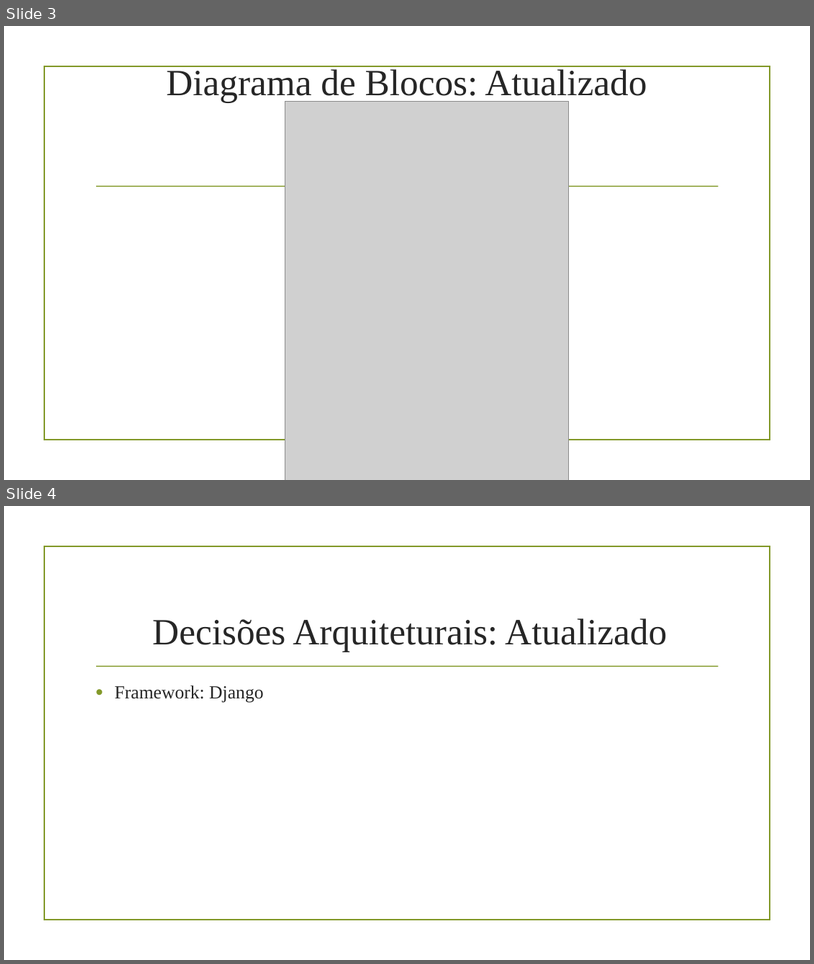
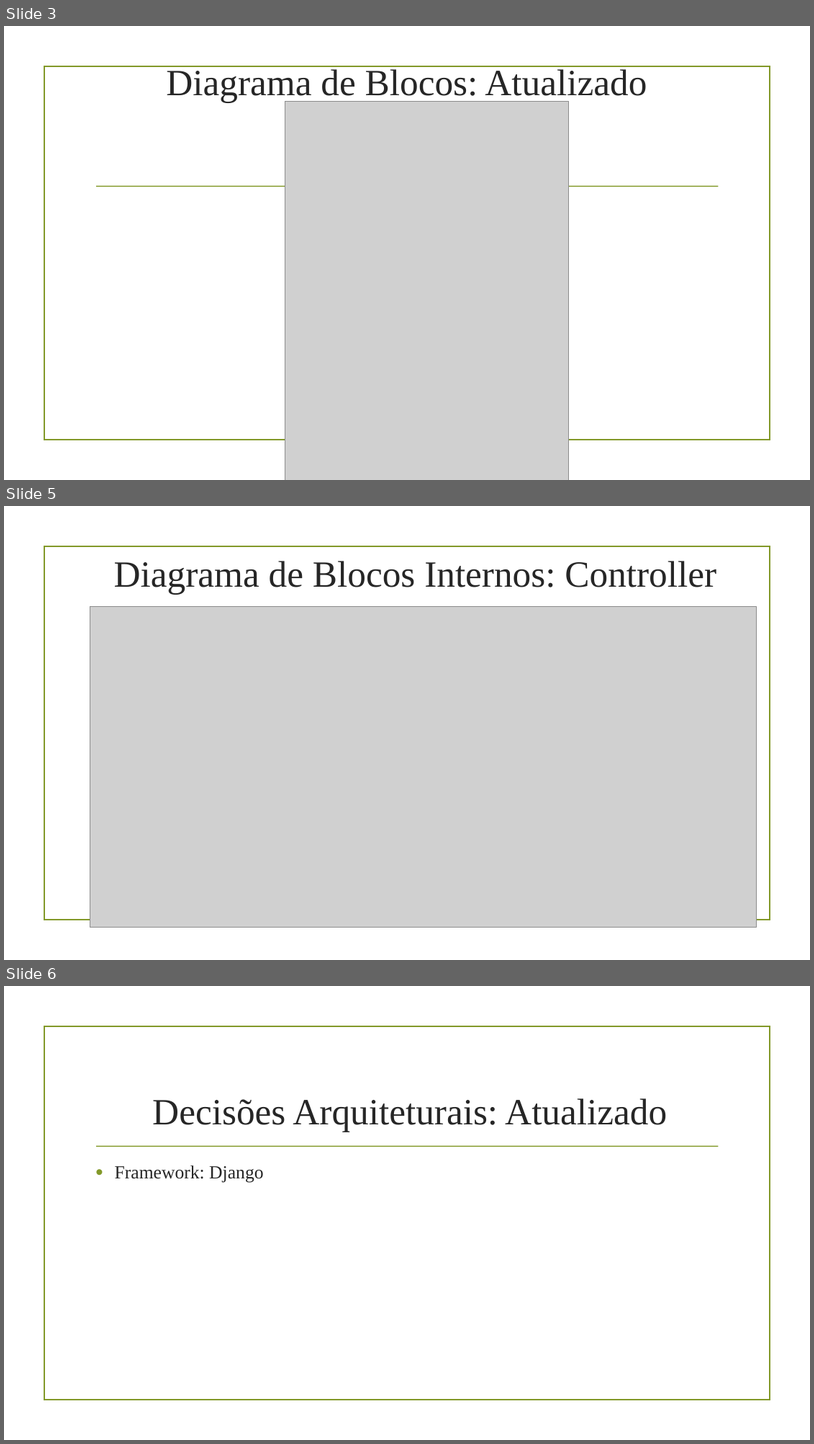
Before and after one commit to EduardoBrito97/SafeNSound, a slide deck: Projeto Teoria/Sprint 2/Sprint 2.odp. Shown one above the other, each under a label of ours: slides 3 and 4 before the commit, slides 3, 5 and 6 after it; the slides between them are not shown. The pictures are 814x964 and 814x1444 pixels, drawn with LibreOffice and Linux fonts; fonts in the diff are those of the drawing; grey boxes stand for pictures; background and template pictures are left out. Boxes give left, top, right and bottom in pixels: in the first picture for what was removed or moved away, otherwise in the second. Text is boxed around its words. In the diff, an @@ line names an element or a change of style, - is before the commit and + after.

```diff
--- a/Projeto Teoria/Sprint 2/Sprint 2.odp
+++ b/Projeto Teoria/Sprint 2/Sprint 2.odp
@@ slide 5 added at [4,506,810,960], background picture (left out); not listed: 1 template element that a slide beside it also shows @@
@@ title added at [114,561,717,595], 44 pt, text #262626 @@
+Diagrama de Blocos Internos: Controller
@@ picture added at [90,606,756,927] @@
@@ what was slide 4 is now slide 6 @@
```
Also in this commit, not shown: 3 slides changed, 1 other slide added, 3 other files.
